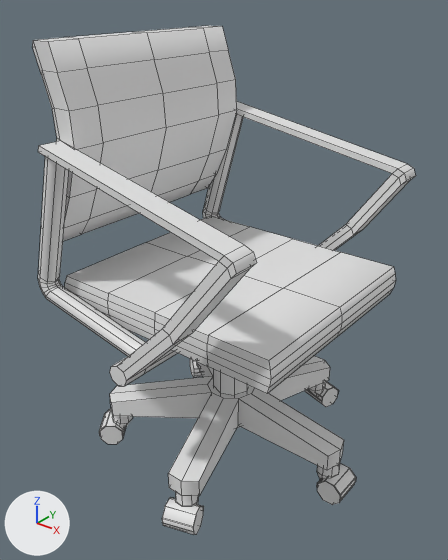
Two versions of the FBX model 졸작 모델링/모델링/PracticeRoom/PRChair/PRChair.fbx, one commit apart.
Before and after are seen from a camera (50 mm lens) standing at (0.784, -1.011, 1.079) and looking at (-0.009, -0.02, 0.464). Every picture has the same lights, and +X, +Y and +Z are marked at lower left. Mesh edges are drawn as thin lines. Where no turn or scale is listed for an object, it has been applied to the vertices.

Objects in the first picture: 'PRChair'.
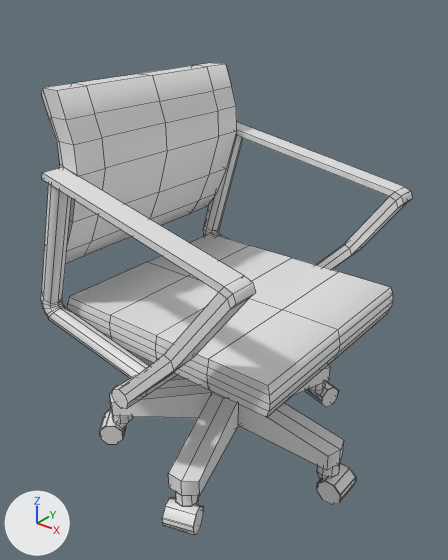
The newer file is also rescaled (x0.9) as a whole; pictures and numbers use the older file's frame.

The edits, one by one:
me_cube is used by ob_prchair; location (0.0, 0.0, 0.0).
Before the commit, vertices of me_cube: 364 (0.0, -0.046, 0.417), 365 (-0.033, -0.033, 0.417), 366 (-0.046, 0.0, 0.417), 367 (-0.033, 0.033, 0.417), 368 (0.0, 0.046, 0.417).
Before the commit, vertices of me_cube: 369 (0.033, 0.033, 0.417), 370 (0.046, 0.0, 0.417), 371 (0.033, -0.033, 0.417).
me_cube had 758 vertices, 616 faces and spanned x -0.344..0.338, y -0.359..0.359, z 0.001..0.975.
me_cube now has 758 vertices, 616 faces and spans x -0.344..0.338, y -0.359..0.359, z 0.001..0.889.
me_cube part 1: the loose piece of 66 vertices spanning x -0.283..0.283, y -0.254..0.254, z 0.412..0.482 is moved by (0.0, 0.0, -0.053).
me_cube part 2: the loose piece of 84 vertices spanning x -0.235..0.266, y -0.359..0.359, z 0.366..0.792 is moved by (0.0, 0.0, -0.053).
me_cube part 3: the loose piece of 56 vertices spanning x -0.322..0.002, y 0.259..0.305, z 0.382..0.78 is moved by (0.0, 0.0, -0.053).
me_cube part 4: the loose piece of 56 vertices spanning x -0.322..0.002, y -0.305..-0.259, z 0.382..0.78 is moved by (0.0, 0.0, -0.053).
me_cube part 5: 58 of the vertices in x -0.344..-0.189, y -0.258..0.258, z 0.558..0.794 are moved by (0.0, 0.0, -0.053).
me_cube part 6: all 14 vertices in x -0.255..-0.194, y -0.258..0.258, z 0.849..0.855 are moved by (0.003, 0.0, -0.064).
me_cube part 7: all 30 vertices in x -0.294..-0.217, y -0.258..0.258, z 0.913..0.975 are moved by (0.01, 0.0, -0.086).
Part 8, on me_cube:
Vertices 364 to 371 of me_cube move by (0.0, 0.0, -0.053).

Boxes [x1, y1, x2, y2] around the edits, measured in the pictures (448 x 560 px; the box of a moved part takes in the faces that stretch with it):
'PRChair', reshaped (7% shorter)
    before: [32, 26, 416, 534]
    after: [41, 63, 413, 534]
part 1 of me_cube, moved or reshaped
    before: [65, 216, 396, 394]
    after: [67, 233, 393, 418]
part 2 of me_cube, moved or reshaped
    before: [38, 101, 416, 386]
    after: [42, 122, 413, 409]
part 3 of me_cube, moved or reshaped
    before: [203, 114, 243, 219]
    after: [203, 135, 243, 239]
part 4 of me_cube, moved or reshaped
    before: [38, 157, 146, 356]
    after: [41, 183, 149, 378]
part 5 of me_cube, moved or reshaped
    before: [56, 110, 237, 241]
    after: [60, 131, 237, 263]
part 6 of me_cube, moved or reshaped
    before: [41, 50, 237, 149]
    after: [50, 87, 237, 176]
part 7 of me_cube, moved or reshaped
    before: [32, 26, 228, 73]
    after: [41, 63, 231, 120]
part 8 of me_cube, moved or reshaped (not visible afterwards)
    before: [213, 369, 249, 395]
